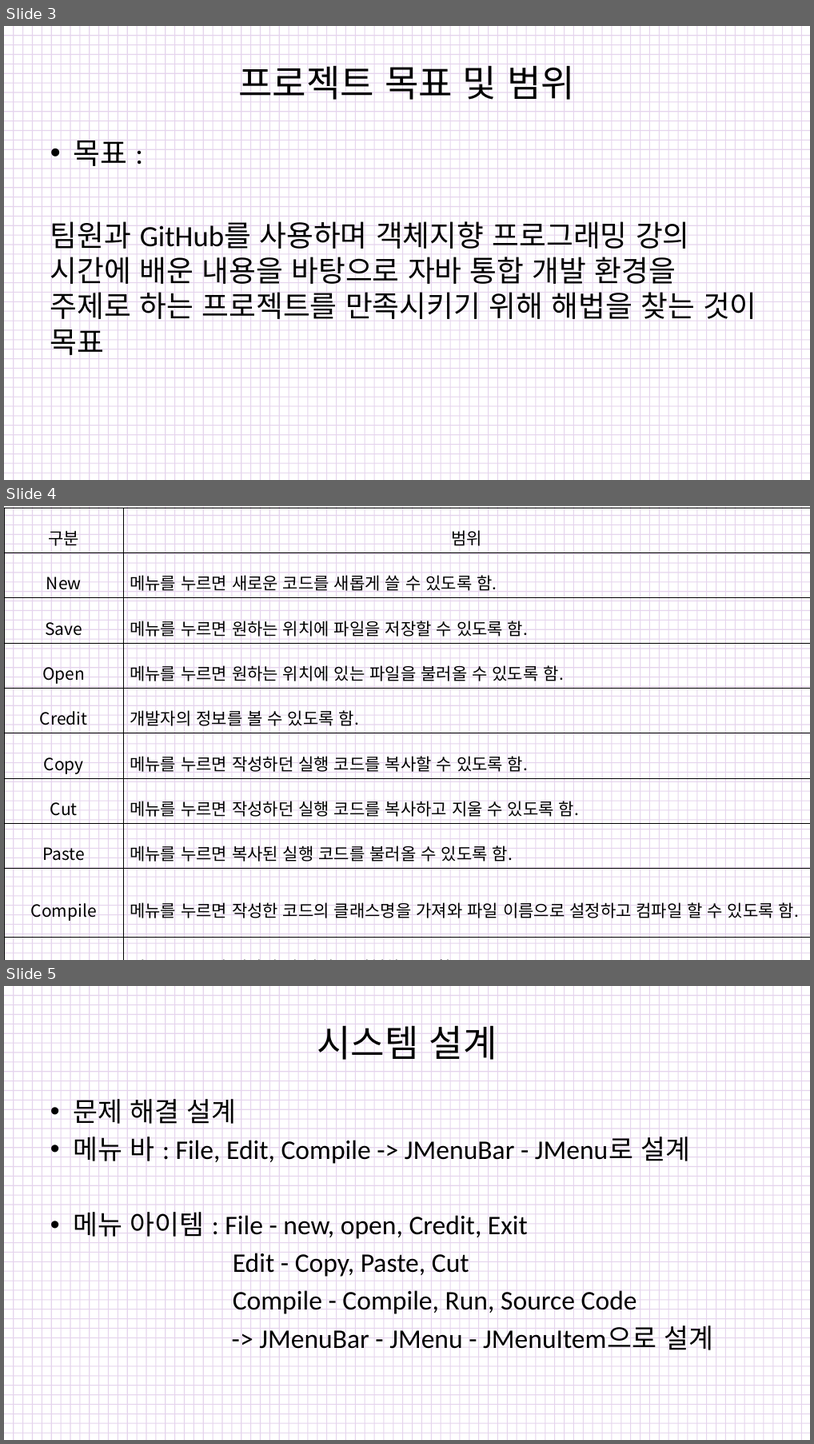
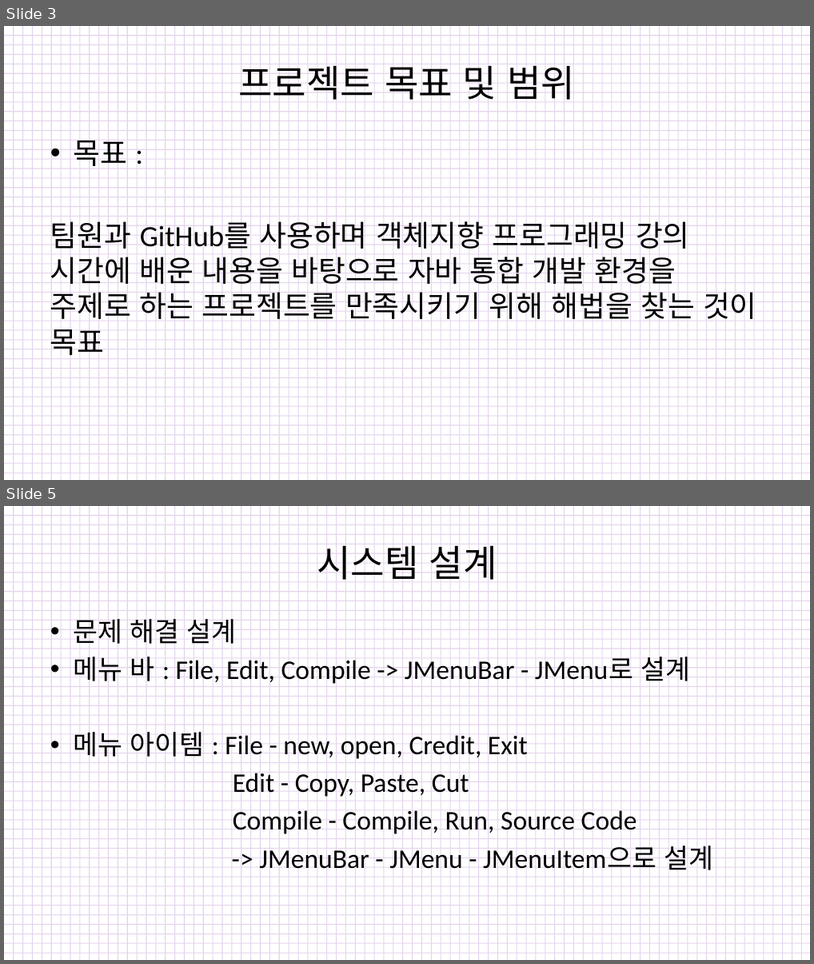
Before and after one commit to SongMinSun/Submit, a slide deck: 객체지향 프로그래밍 발표자료 1.pptx. Shown one above the other, each under a label of ours: slides 3, 4 and 5 before the commit, slides 3 and 5 after it; the slides between them are not shown. The pictures are 814x1444 and 814x964 pixels, drawn with LibreOffice and Linux fonts; fonts in the diff are those of the drawing. Boxes give left, top, right and bottom in pixels: in the first picture for what was removed or moved away, otherwise in the second. Text is boxed around its words. In the diff, an @@ line names an element or a change of style, - is before the commit and + after.

```diff
--- a/객체지향 프로그래밍 발표자료 1.pptx
+++ b/객체지향 프로그래밍 발표자료 1.pptx
@@ slide 4 removed at [4, 506, 810, 960], background pattern #9D5CBB on #FFFFFF @@
@@ table removed at [4, 508, 810, 960], 11 rows, 2 columns @@
-구분 | 범위
-New | 메뉴를 누르면 새로운 코드를 새롭게 쓸 수 있도록 함.
-Save | 메뉴를 누르면 원하는 위치에 파일을 저장할 수 있도록 함.
-Open | 메뉴를 누르면 원하는 위치에 있는 파일을 불러올 수 있도록 함.
-Credit | 개발자의 정보를 볼 수 있도록 함.
-Copy | 메뉴를 누르면 작성하던 실행 코드를 복사할 수 있도록 함.
-Cut | 메뉴를 누르면 작성하던 실행 코드를 복사하고 지울 수 있도록 함.
-Paste | 메뉴를 누르면 복사된 실행 코드를 불러올 수 있도록 함.
-Compile | 메뉴를 누르면 작성한 코드의 클래스명을 가져와 파일 이름으로 설정하고 컴파일 할 수 있도록 함.
-Run | 메뉴를 누르면 컴파일 된 파일을 실행하도록 함.
-Source code | 프로그램의 소스 코드를 볼 수 있도록 함.
```
Also in this commit, not shown: 1 slide changed.
